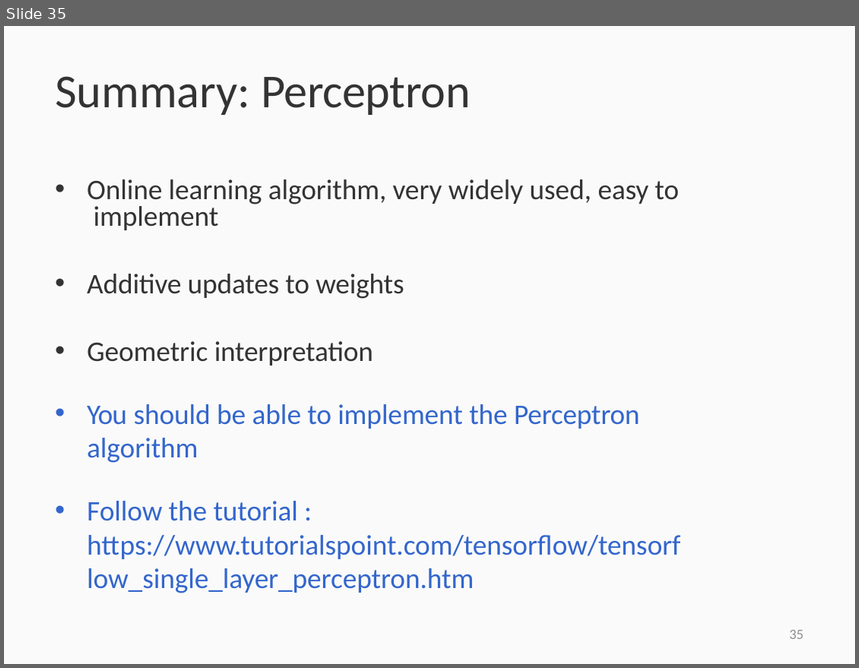
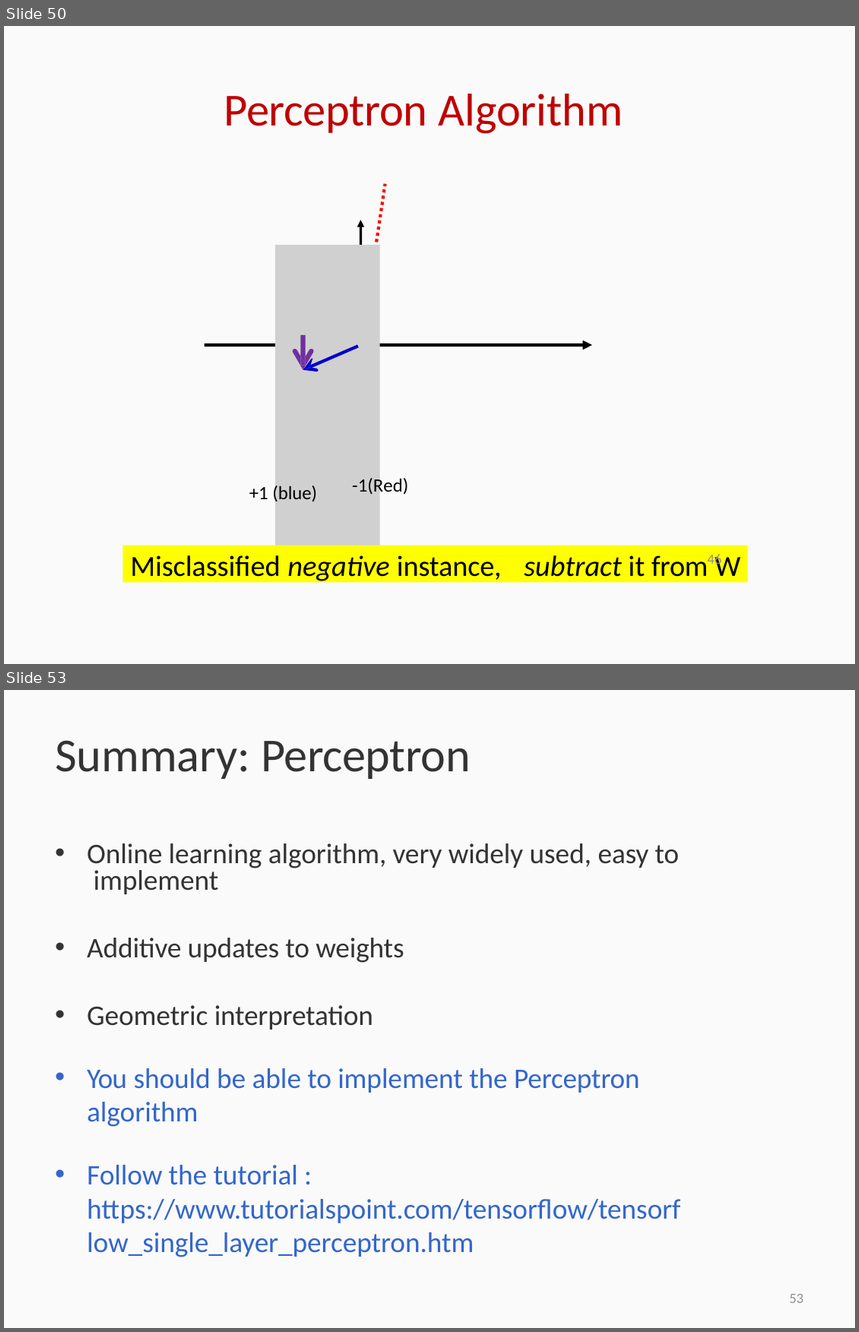
Before and after one commit to Suprajabhaskara2903/7th-sem, a slide deck: PE-3 NN&DL/unit1/NNDL_Lecture_2.pptx. Shown one above the other, each under a label of ours: slide 35 before the commit, slides 50 and 53 after it; the slides between them are not shown. The pictures are 859x668 and 859x1332 pixels, drawn with LibreOffice and Linux fonts; fonts in the diff are those of the drawing; grey boxes stand for pictures; background and template pictures are left out. Boxes give left, top, right and bottom in pixels: in the first picture for what was removed or moved away, otherwise in the second. Text is boxed around its words. In the diff, an @@ line names an element or a change of style, - is before the commit and + after.

```diff
--- a/PE-3 NN&DL/unit1/NNDL_Lecture_2.pptx
+++ b/PE-3 NN&DL/unit1/NNDL_Lecture_2.pptx
@@ slide 50 added at [4,26,855,664], background #FFFFFF; not listed: 1 template element that a slide beside it also shows @@
@@ title added at [224,94,623,134], 38.8 pt, text #BF0000 @@
+Perceptron Algorithm
@@ freeform shape added at [375,183,387,242], fill #FF0000 @@
@@ freeform shape added at [204,220,592,433], fill #000000 @@
@@ picture added at [275,245,380,545] @@
@@ freeform shape added at [293,335,314,370], fill #702FA0 @@
@@ freeform shape added at [303,345,358,373], fill #0000CC @@
@@ text added at [352,477,408,496], 15.9 pt, text #000000 @@
+-1(Red)
@@ text added at [249,484,317,504], 15.9 pt, text #000000 @@
++1 (blue)
@@ rectangle added at [123,545,748,582], fill #FFFF00, 24.7 pt, text #000000 @@
+Misclassified negative instance, subtract it from W
@@ text added at [708,554,722,569], 12 pt, text #8F8F8F @@
+46
@@ what was slide 35 is now slide 53 @@
@@ page number at [790,1294,804,1303]: text changed @@
-35
+53
```
Also in this commit, not shown: 17 other slides added, 23 other files.
